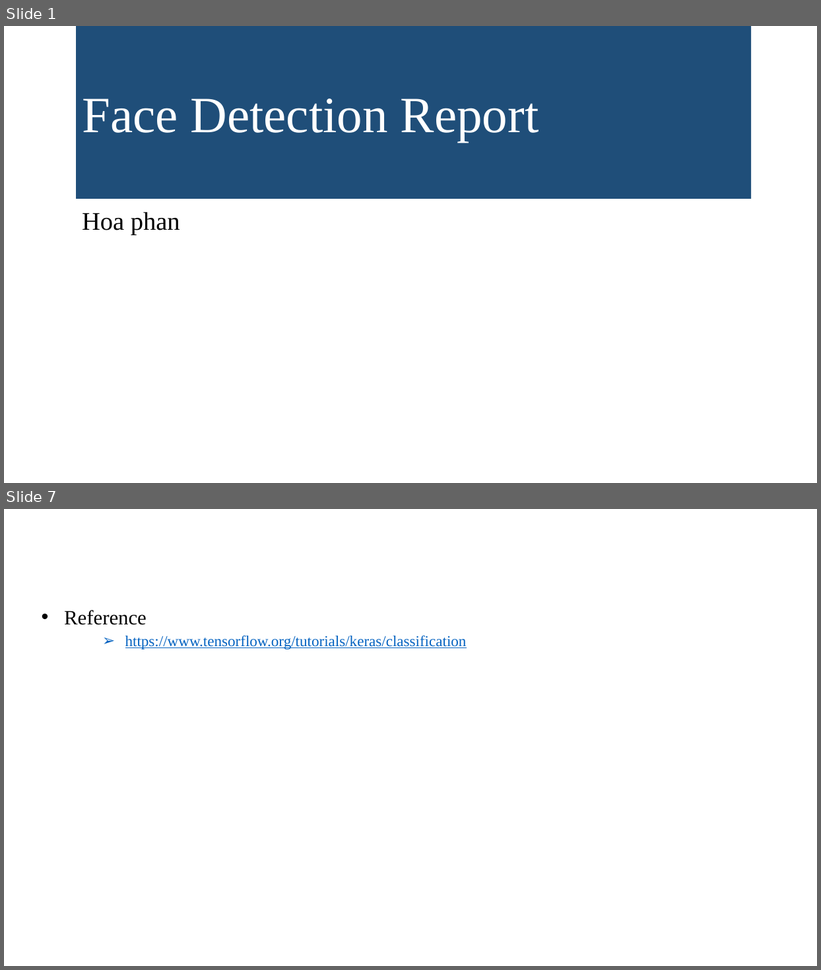
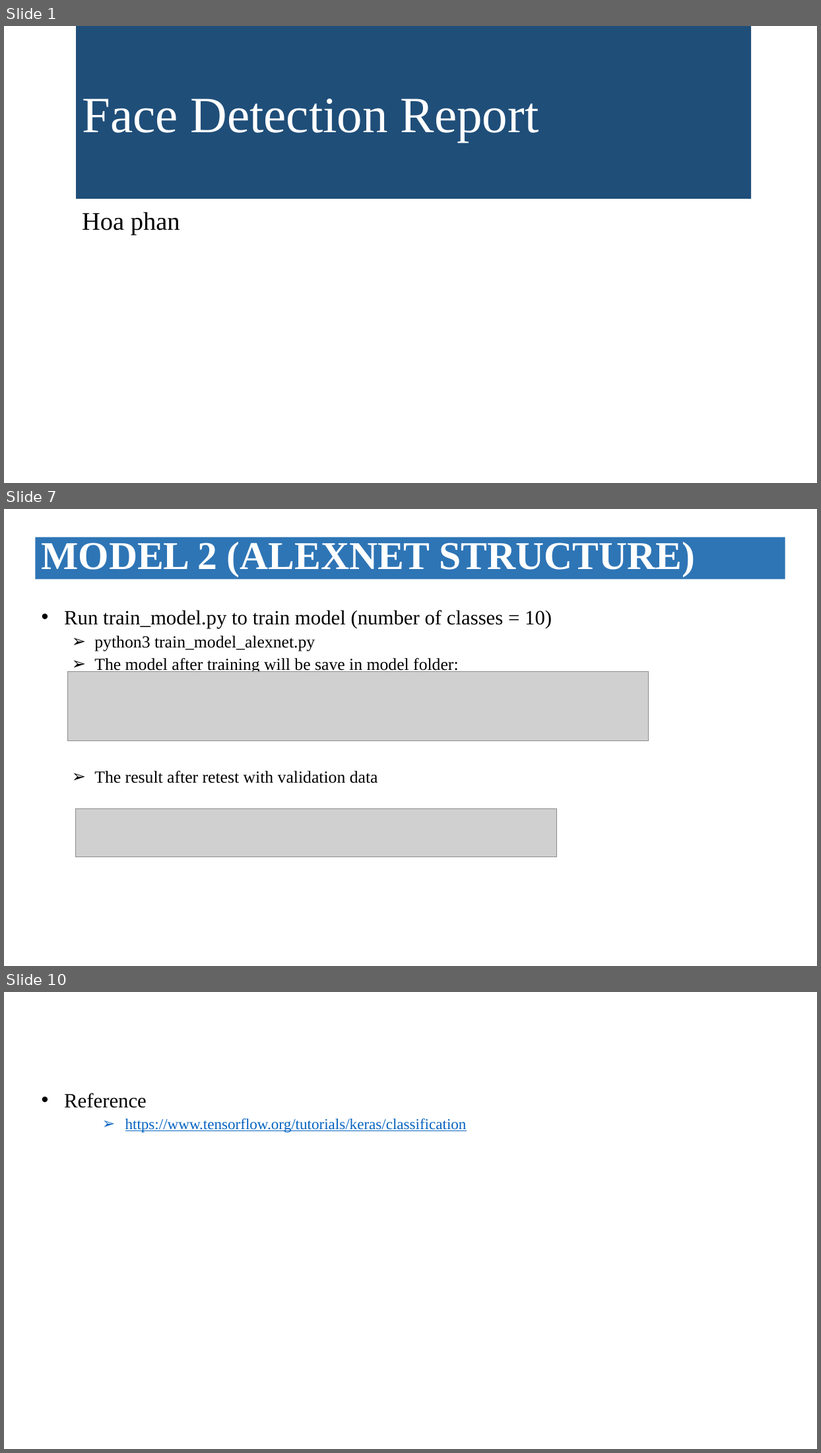
Before and after one commit to hoaquocphan/face_dectection, a slide deck: face_detection_report.pptx. Shown one above the other, each under a label of ours: slides 1 and 7 before the commit, slides 1, 7 and 10 after it; the slides between them are not shown. The pictures are 821x970 and 821x1453 pixels, drawn with LibreOffice and Linux fonts; fonts in the diff are those of the drawing; grey boxes stand for pictures. Boxes give left, top, right and bottom in pixels: in the first picture for what was removed or moved away, otherwise in the second. Text is boxed around its words. In the diff, an @@ line names an element or a change of style, - is before the commit and + after.

Commit message:
add model with alexnet structure

```diff
--- a/face_detection_report.pptx
+++ b/face_detection_report.pptx
@@ slide 7 added at (4,509,817,966), background #FFFFFF @@
@@ rectangle added at (35,537,785,579), fill #2E75B6, 46.5 pt, text #FFFFFF, bold @@
+MODEL 2 (ALEXNET STRUCTURE)
@@ text added at (64,610,552,784), 20 pt, text #000000 @@
+• Run train_model.py to train model (number of classes = 10)
+  ➢ python3 train_model_alexnet.py
+  ➢ The model after training will be save in model folder:
+  ➢ The result after retest with validation data
@@ picture added at (67,672,649,741) @@
@@ picture added at (76,809,557,858) @@
@@ what was slide 7 is now slide 10 @@
```
Also in this commit, not shown: 5 slides changed, 2 other slides added, 3 other files.
